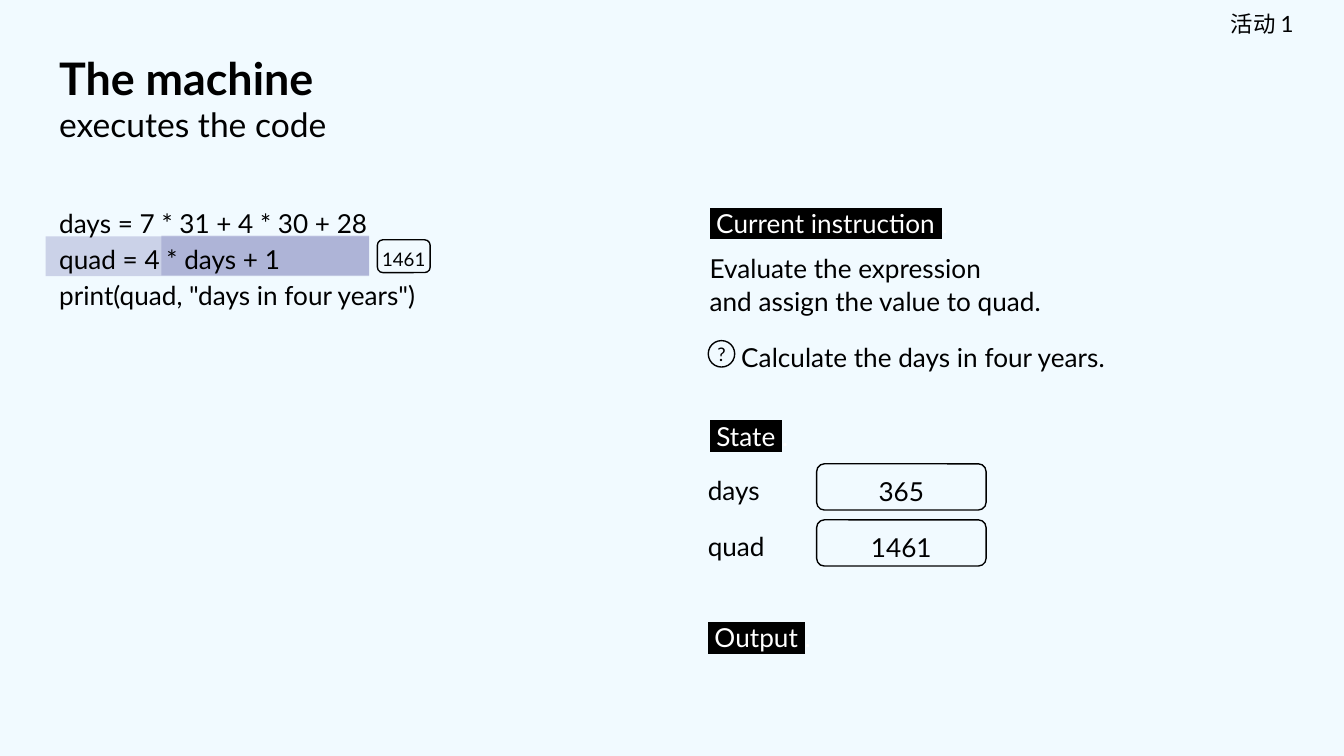
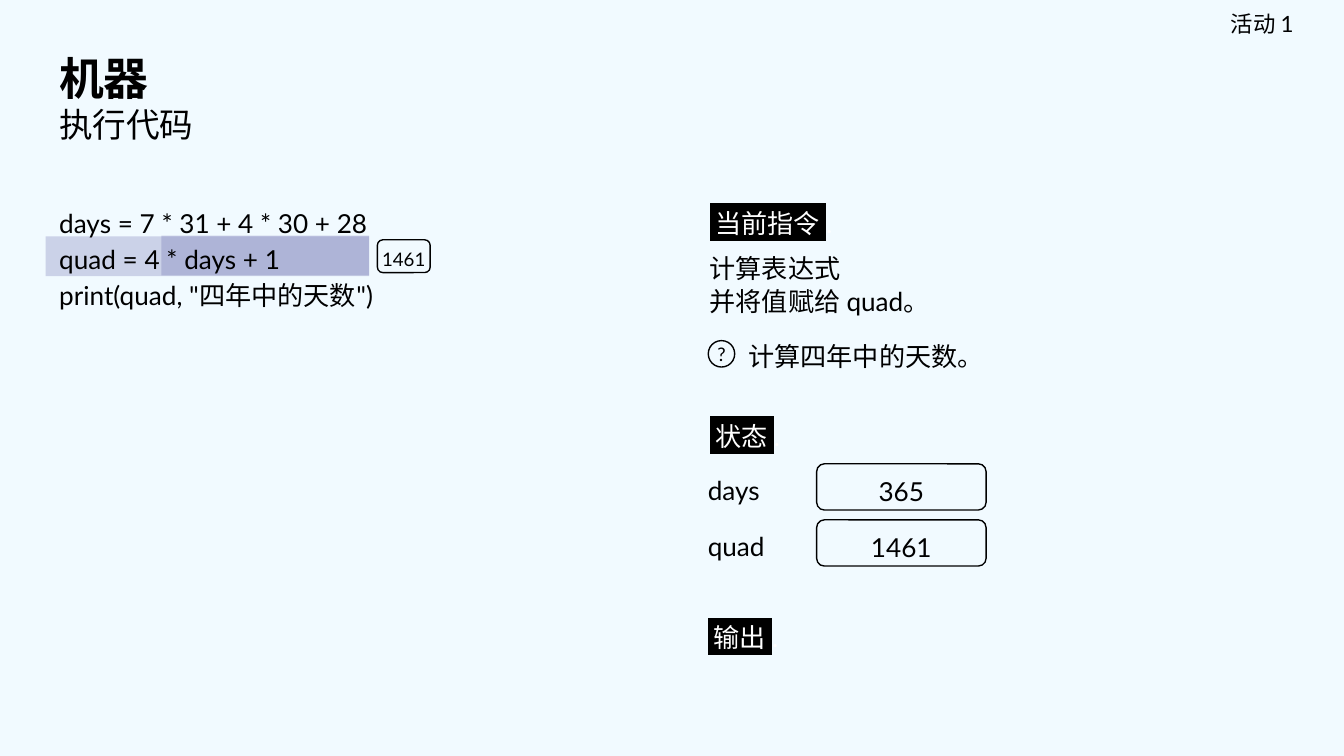
Before and after one commit to Canyu-Liu/RPI-Foundation-Computing-Curriculum-ZH-CN, a slide deck: slide 11 of 计算机课程/关键阶段四/八年级/U6 - Python编程入门/L2 - 处理数据/L2 - Python编程入门 - 八年级.pptx. Drawn at 1344x756 pixels with LibreOffice and Linux fonts; fonts in the diff are those of the drawing. Boxes give left, top, right and bottom in pixels: in the first picture for what was removed or moved away, otherwise in the second. Text is boxed around its words. In the diff, an @@ line names an element or a change of style, - is before the commit and + after.

```diff
--- a/计算机课程/关键阶段四/八年级/U6 - Python编程入门/L2 - 处理数据/L2 - Python编程入门 - 八年级.pptx
+++ b/计算机课程/关键阶段四/八年级/U6 - Python编程入门/L2 - 处理数据/L2 - Python编程入门 - 八年级.pptx
@@ text at box(59, 57, 193, 140): text changed @@
-The machine
-executes the code
+机器
+执行代码
@@ text at box(715, 211, 820, 235): text changed @@
-Current instruction .
+当前指令 .
@@ text at box(710, 256, 841, 280): text changed @@
-Evaluate the expression
+计算表达式
@@ text at box(59, 283, 373, 310): text changed @@
-print(quad, "days in four years")
+print(quad, "四年中的天数")
@@ text at box(710, 289, 930, 316): text changed @@
-and assign the value to quad.
+并将值赋给 quad。
@@ text at box(748, 344, 984, 368): text changed @@
-Calculate the days in four years.
+计算四年中的天数。
@@ text at box(715, 424, 767, 448): text changed @@
-State .
+状态 .
@@ text at box(714, 625, 766, 649): text changed @@
-Output .
+输出 .
```
Also in this commit, not shown: 5 other slides changed, 2 slides added, 2 slides removed, 2 other files.
